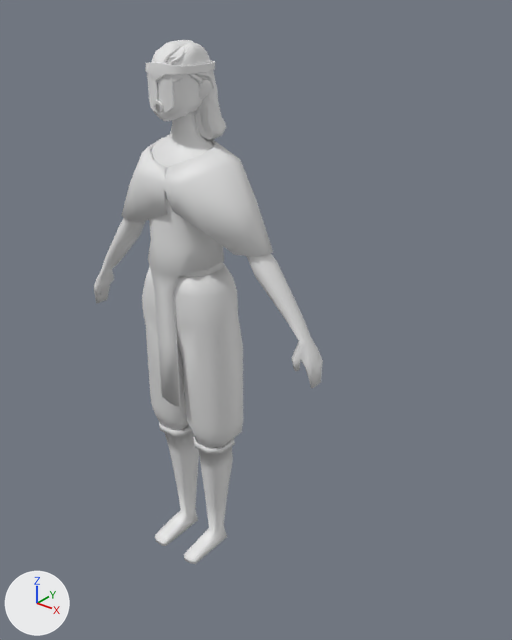
Before and after pictures for a commit that changed the Blender file Content/Characters/PlayerCharacter.blend.
Before and after are seen from a camera (50 mm lens) standing at (3.94, -4.02, 5.1) and looking at (0.56, 0.2, 2.49). Arrows for +X, +Y and +Z are at lower left; the lights stay in place.
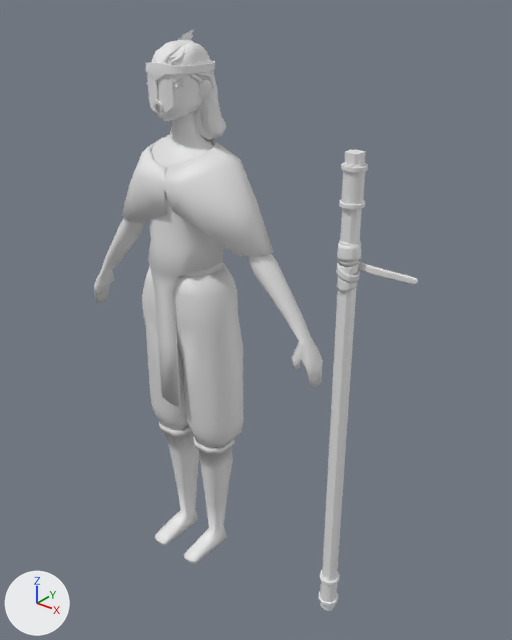
Boxes [x1, y1, x2, y2] around the edits, measured in the pictures (512 x 640 px):
'Cube.014', added: after [321, 149, 366, 611]
'Cylinder.002', added: after [318, 162, 368, 606]
'Cube.020', added: after [358, 262, 418, 285]
'Cube.015', added: after [337, 242, 361, 262]
'Cube.018', added: after [336, 263, 360, 283]
'Cube.021', added: after [337, 277, 357, 292]
'Cube.019', added: after [338, 263, 359, 275]
'Plane.003', added: after [178, 29, 194, 40]
'Cube.016', added: after [338, 260, 359, 267]
'Cube.017', added: after [339, 240, 360, 246]

The change, as a diff of the scene's bpy script:
```diff
--- a/Content/Characters/PlayerCharacter.blend.py
+++ b/Content/Characters/PlayerCharacter.blend.py
@@ ob_cube_020 @@
+ob_cube_020 = bpy.data.objects.new('Cube.020', me_cube_027)  # 14 vertices, 6 faces; spans x -11.46..1.2, y 1.1..1.89, z -0.45..0.92; modifiers SUBSURF, SOLIDIFY
+ob_cube_020.location = (1.547, 0.0, 3.282)
+ob_cube_020.rotation_euler = (0.0, 3.142, 0.0)  # degrees (0, 180, 0)
+ob_cube_020.scale = (0.0446, 0.0446, 0.0446)
@@ ob_cube_021 @@
+ob_cube_021 = bpy.data.objects.new('Cube.021', me_cube_026)  # 16 vertices, 8 faces; spans x -1.51..1.45, y -1.65..1.65, z -1.12..1.36; modifiers SUBSURF, SOLIDIFY
+ob_cube_021.location = (1.547, 0.0, 3.16)
+ob_cube_021.rotation_euler = (0.0, 3.142, 0.0)  # degrees (0, 180, 0)
+ob_cube_021.scale = (0.0465, 0.0465, 0.0465)
@@ ob_cube_019 @@
+ob_cube_019 = bpy.data.objects.new('Cube.019', me_cube_023)  # 16 vertices, 8 faces; spans x -1.52..1.67, y -1.66..1.65, z -0.44..1.38; modifiers SUBSURF, SOLIDIFY
+ob_cube_019.location = (1.547, 0.0, 3.282)
+ob_cube_019.rotation_euler = (0.0, 3.142, 0.0)  # degrees (0, 180, 0)
+ob_cube_019.scale = (0.0446, 0.0446, 0.0446)
@@ ob_cube_018 @@
+ob_cube_018 = bpy.data.objects.new('Cube.018', me_cube_021)  # 16 vertices, 8 faces; spans x -1.85..2.13, y -1.85..2.08, z -1.73..1.39; modifiers SUBSURF, SOLIDIFY
+ob_cube_018.location = (1.548, 0.0, 3.242)
+ob_cube_018.scale = (0.0436, 0.0436, 0.0436)
@@ ob_cube_017 @@
+ob_cube_017 = bpy.data.objects.new('Cube.017', me_cube_020)  # 16 vertices, 8 faces; spans x -1.65..1.65, y -1.65..1.65, z -1.16..1.99; modifiers SUBSURF, SOLIDIFY
+ob_cube_017.location = (1.547, 0.0, 3.444)
+ob_cube_017.rotation_euler = (0.0, 0.0584, 0.0)  # degrees (0, 3.3, 0)
+ob_cube_017.scale = (0.0432, 0.0433, 0.0135)
@@ ob_cube_016 @@
+ob_cube_016 = bpy.data.objects.new('Cube.016', me_cube_019)  # 16 vertices, 8 faces; spans x -1.65..1.65, y -1.65..1.65, z -0.85..1.23; modifiers SUBSURF, SOLIDIFY
+ob_cube_016.location = (1.547, 0.0, 3.339)
+ob_cube_016.scale = (0.0465, 0.0465, 0.0465)
@@ ob_cube_015 @@
+ob_cube_015 = bpy.data.objects.new('Cube.015', me_cube_018)  # 16 vertices, 8 faces; spans x -1.82..1.91, y -1.76..1.76, z -1.22..1.41; modifiers SUBSURF, SOLIDIFY
+ob_cube_015.location = (1.547, 0.0, 3.387)
+ob_cube_015.scale = (0.0465, 0.0465, 0.0465)
@@ ob_cylinder_002 @@
+ob_cylinder_002 = bpy.data.objects.new('Cylinder.002', me_cylinder)  # 320 vertices, 290 faces; spans x -0.088..0.088, y -0.088..0.088, z 1.658..1.954; modifiers MIRROR
+ob_cylinder_002.parent = ob_cube_014
+ob_cylinder_002.location = (1.547, 0.0, 2.044)
@@ ob_cube_014 @@
+ob_cube_014 = bpy.data.objects.new('Cube.014', me_cube_012)  # 16 vertices, 9 faces; spans x -0.06..0.06, y -0.06..0.06, z 0.0..2.03; modifiers MIRROR
+ob_cube_014.location = (1.547, 0.0, 2.044)
@@ ob_plane_003 @@
+ob_plane_003 = bpy.data.objects.new('Plane.003', me_plane_002)  # 27 vertices, 6 faces; spans x -0.07..0.048, y -0.02..0.503, z 0.0
+ob_plane_003.location = (-0.198, 0.036, 4.526)
+ob_plane_003.rotation_euler = (1.478, -0.891, -1.772)  # degrees (85, -51, -102)
+ob_plane_003.scale = (0.669, 0.669, 0.669)
```
